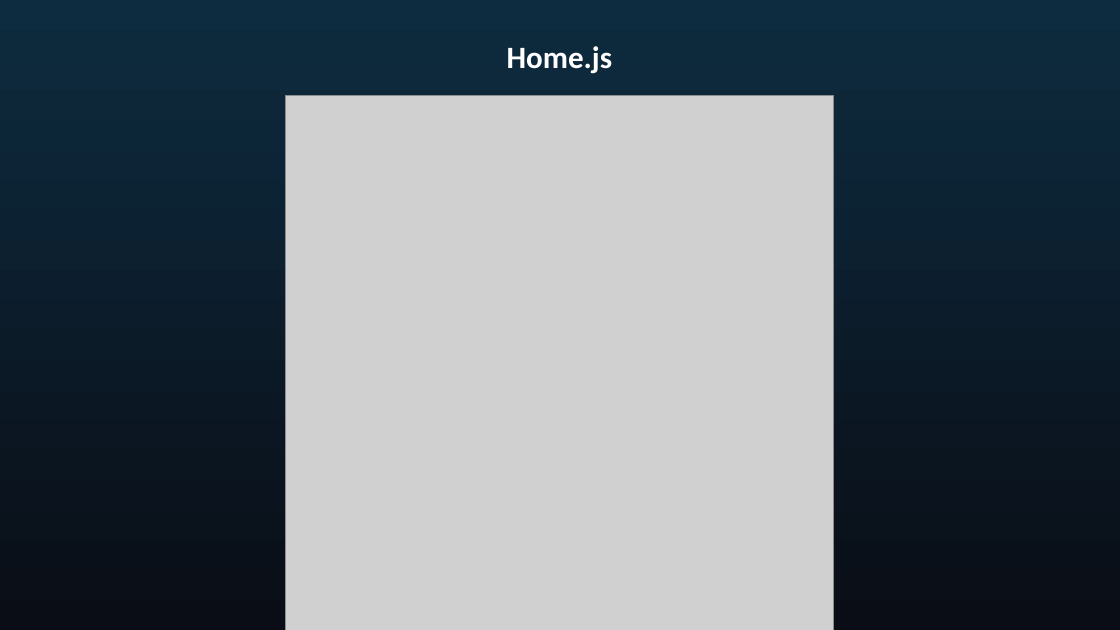
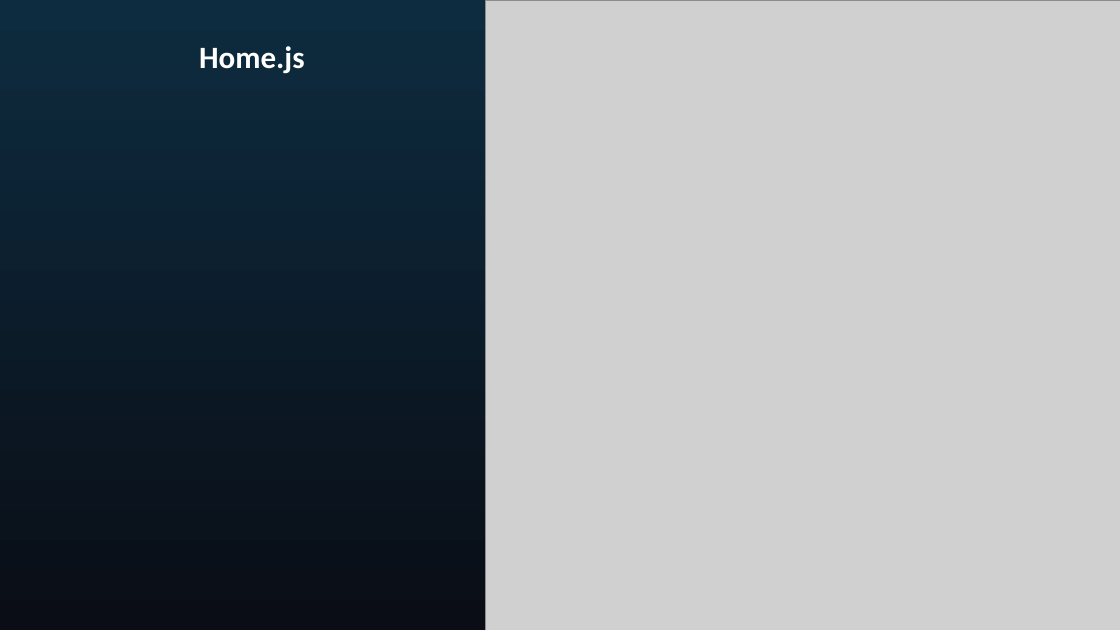
Before and after one commit to seblechernet/PowerPoint-Decks, a slide deck: slide 14 of 04 React Routing, Component Lifecycle Methods.pptx (slide 15 before the commit). Drawn at 1120x630 pixels with LibreOffice and Linux fonts; fonts in the diff are those of the drawing; grey boxes stand for pictures. Boxes give left, top, right and bottom in pixels: in the first picture for what was removed or moved away, otherwise in the second. Text is boxed around its words. In the diff, an @@ line names an element or a change of style, - is before the commit and + after.

```diff
--- a/04 React Routing, Component Lifecycle Methods.pptx
+++ b/04 React Routing, Component Lifecycle Methods.pptx
@@ picture added at box(486, 0, 1120, 630) @@
@@ title "Home.js": place and size @@
-title "Home.js" at box(507, 46, 613, 74)
+title "Home.js" at box(199, 46, 305, 74)
@@ picture removed at box(286, 96, 833, 630) @@
```
Also in this commit, not shown: 6 other slides changed, 11 slides added, 2 slides removed.
